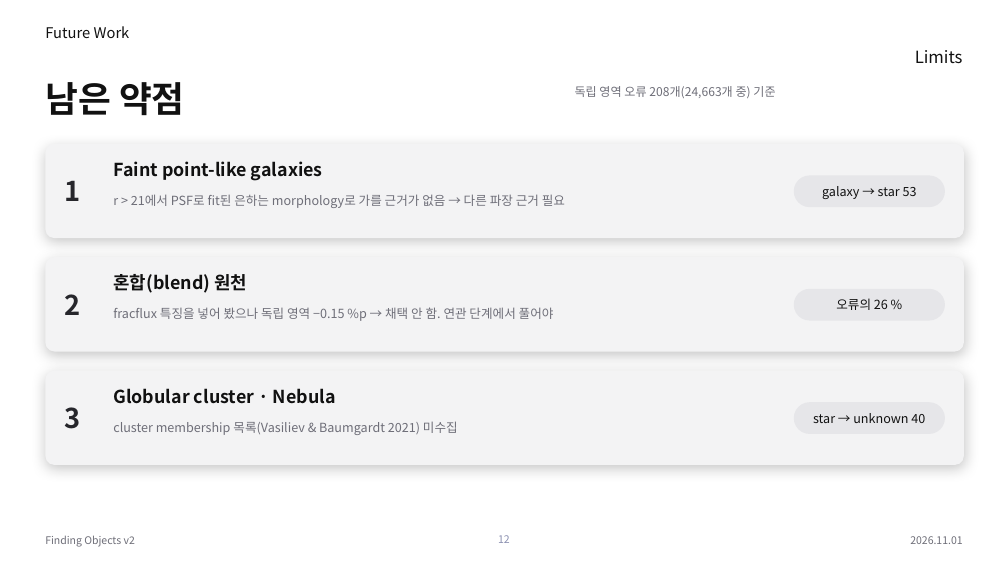
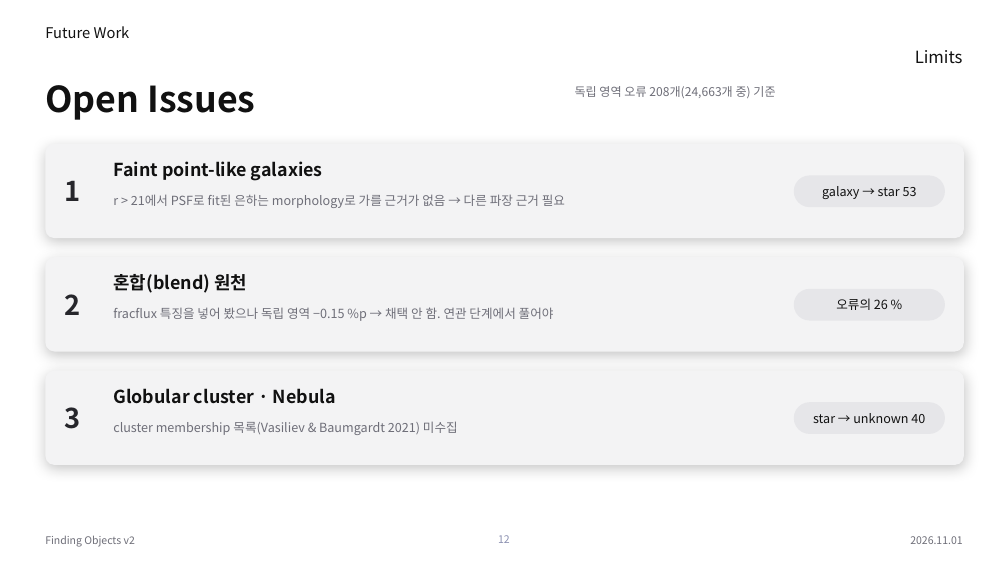
Before and after one commit to Pinchpeach/Finding_objects, a slide deck: slide 12 of v2/document/PIPELINE_STACK_v2.44.0.pptx. Drawn at 1008x567 pixels with LibreOffice and Linux fonts; fonts in the diff are those of the drawing. Boxes give left, top, right and bottom in pixels: in the first picture for what was removed or moved away, otherwise in the second. Text is boxed around its words. In the diff, an @@ line names an element or a change of style, - is before the commit and + after.

```diff
--- a/v2/document/PIPELINE_STACK_v2.44.0.pptx
+++ b/v2/document/PIPELINE_STACK_v2.44.0.pptx
@@ title at box(45, 85, 255, 120): text changed @@
-남은 약점
+Open Issues
```
Also in this commit, not shown: 11 other slides changed, 1 other file.
